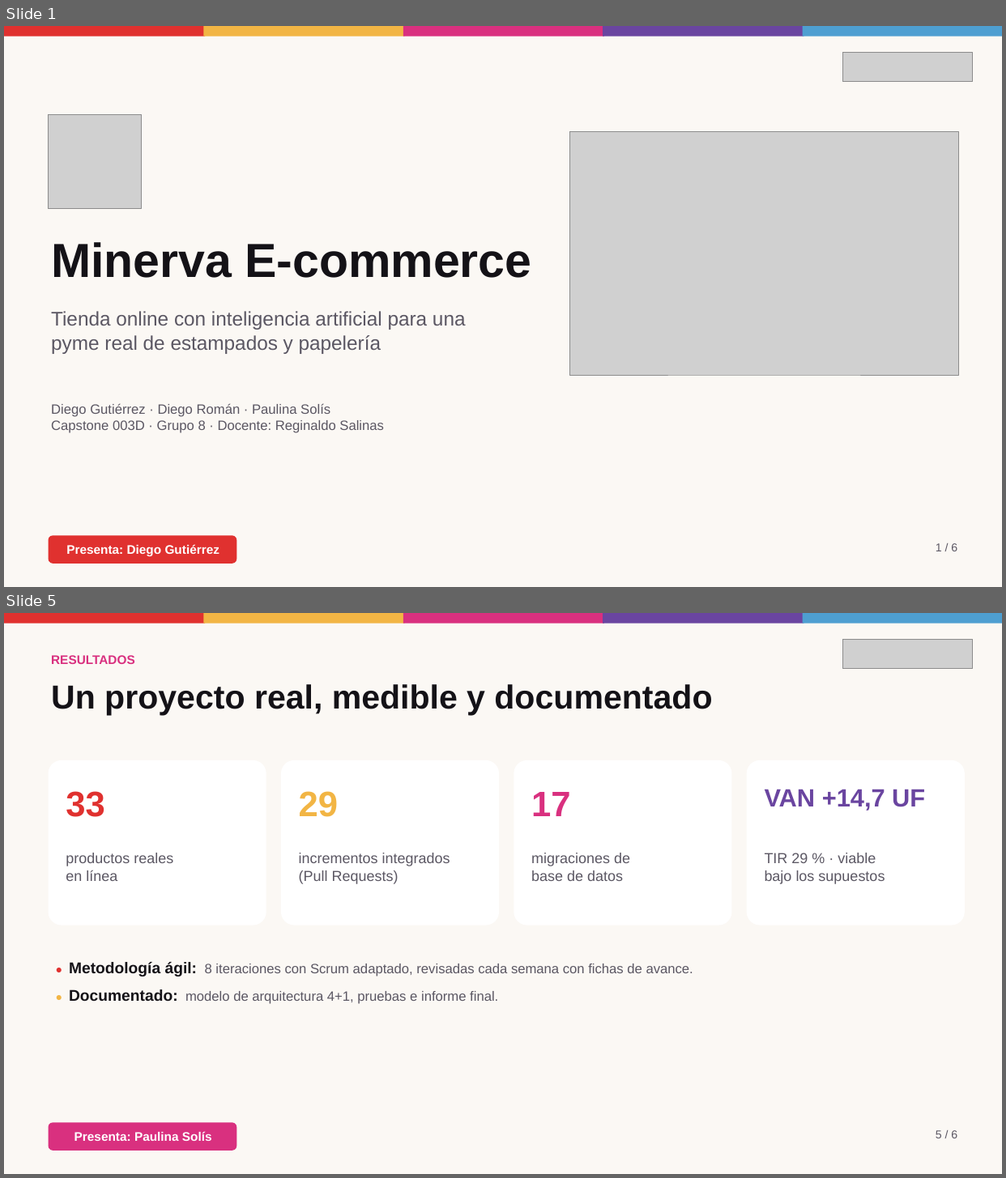
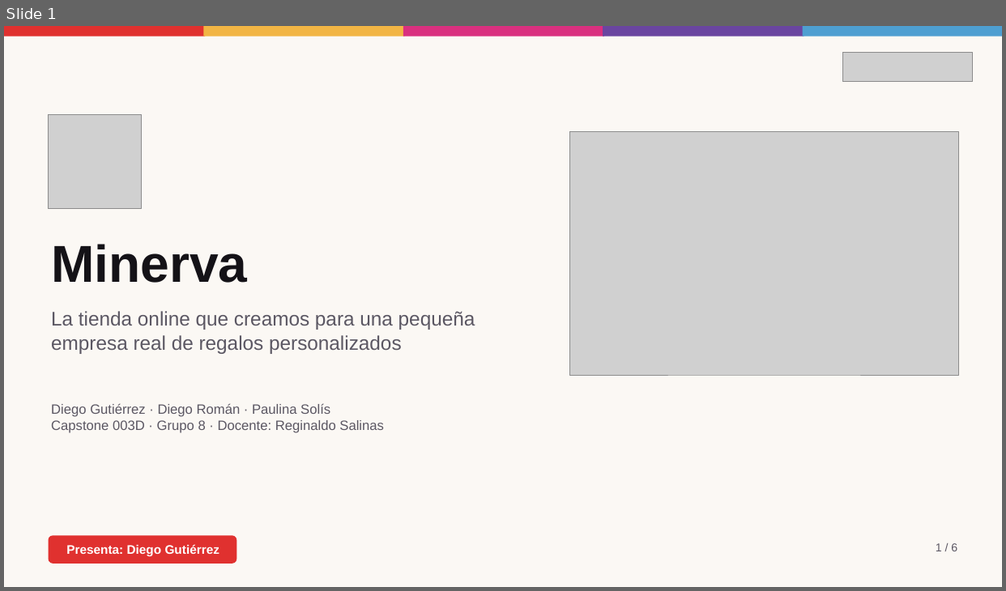
Before and after one commit to Gutixd/2026_2_MA_CAPSOTONE_003D_GRUPO_08, a slide deck: Fase 3/Evidencias Grupales/Presentacion Fase 3 - Minerva (2 min).pptx. Shown one above the other, each under a label of ours: slides 1 and 5 before the commit, slide 1 after it; the slides between them are not shown. The pictures are 1006x1178 and 1006x591 pixels, drawn with LibreOffice and Linux fonts; fonts in the diff are those of the drawing; grey boxes stand for pictures. Boxes give left, top, right and bottom in pixels: in the first picture for what was removed or moved away, otherwise in the second. Text is boxed around its words. In the diff, an @@ line names an element or a change of style, - is before the commit and + after.

```diff
--- a/Fase 3/Evidencias Grupales/Presentacion Fase 3 - Minerva (2 min).pptx
+++ b/Fase 3/Evidencias Grupales/Presentacion Fase 3 - Minerva (2 min).pptx
@@ slide 5 removed at (4,613,1002,1174), background #FBF8F4 @@
@@ rectangle removed at (4,613,206,624) @@
@@ rectangle removed at (204,613,405,624) @@
@@ rectangle removed at (403,613,604,624) @@
@@ rectangle removed at (603,613,804,624) @@
@@ rectangle removed at (803,613,1002,624) @@
@@ text removed at (51,655,135,664) @@
-RESULTADOS
@@ picture removed at (843,639,973,668) @@
@@ text removed at (51,684,712,715) @@
-Un proyecto real, medible y documentado
@@ rounded rectangle removed at (49,760,266,925) @@
@@ rounded rectangle removed at (281,760,499,925) @@
@@ rounded rectangle removed at (513,760,731,925) @@
@@ rounded rectangle removed at (747,760,965,925) @@
@@ text removed at (66,791,104,817) @@
-33
@@ text removed at (299,791,338,817) @@
-29
@@ text removed at (531,792,570,816) @@
-17
@@ text removed at (765,790,925,811) @@
-VAN +14,7 UF
@@ text removed at (66,853,173,881) @@
-productos reales
-en línea
@@ text removed at (299,853,450,884) @@
-incrementos integrados
-(Pull Requests)
@@ text removed at (531,853,630,881) @@
-migraciones de
-base de datos
@@ text removed at (765,853,884,884) @@
-TIR 29 % · viable
-bajo los supuestos
@@ text removed at (69,962,693,1004) @@
-● Metodología ágil: 8 iteraciones con Scrum adaptado, revisadas cada semana con fichas de avance.
-● Documentado: modelo de arquitectura 4+1, pruebas e informe final.
@@ rounded rectangle removed at (49,1122,236,1151) @@
-Presenta: Paulina Solís
@@ text removed at (936,1131,957,1139) @@
-5 / 6
@@ slide 1 changed as well @@
@@ text at (51,244,247,283): text changed; size 46 to 50 pt @@
-Minerva E-commerce
+Minerva
@@ text at (51,311,475,354): text changed @@
-Tienda online con inteligencia artificial para una pyme real de estampados y papelería
+La tienda online que creamos para una pequeña empresa real de regalos personalizados
```
Also in this commit, not shown: 5 slides added, 4 other slides removed.
